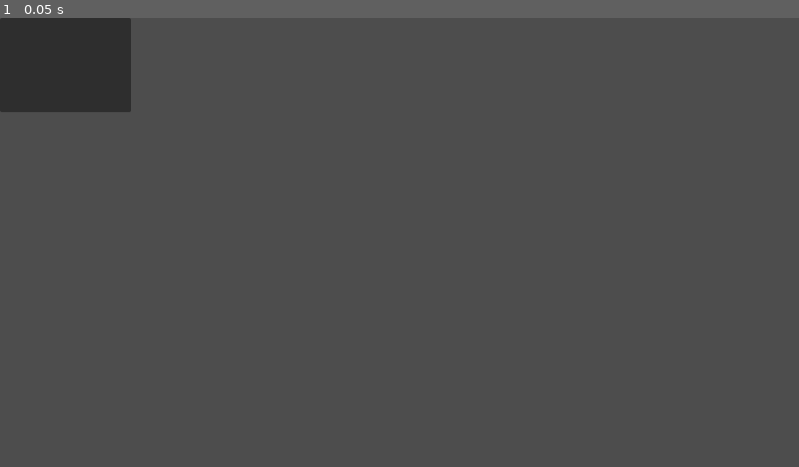
Above: before the commit, frame 1.
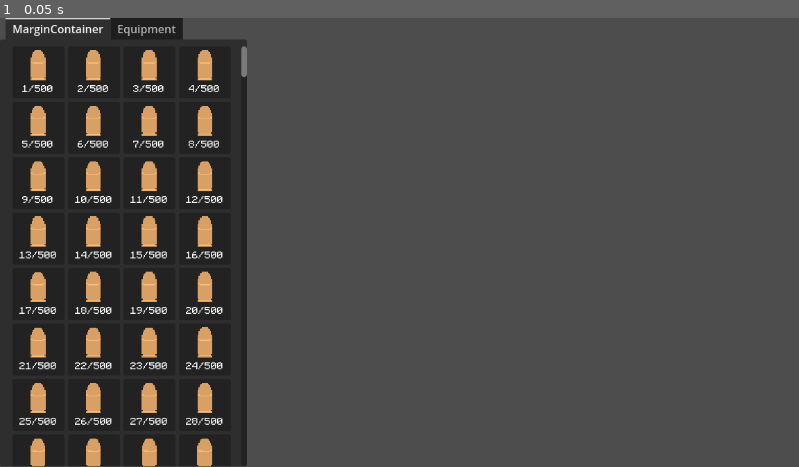
Above: after the commit, the same moment.

Repository: Exstreme-Noob/newnya
Game: Godot game, scene res://node_2d.tscn
Two runs of this game, one before a commit and one after it. Both use one fixed random seed, a clock stepped at 60 frames per second and the inputs below. The engine's default icon, where the game draws it, is replaced by a stand-in: a white triangle on a blue panel in a dark square.
Inputs:
- Up to frame 1 (0.05 s): no input

The runs differ from the first frame. In frame 1, 27% of the frame differs, in the area x 0-31%, y 0-100%.
Error before the commit: Invalid assignment of property or key 'set_max_columns' with value of type 'float' on a base object of type 'GridContainer'. (res://UI/Scripts/inv_grid_colums.…

Commit message:
added inv system

Diff:
--- /dev/null
+++ b/Items/Empty.tres
@@ -0,0 +1,17 @@
+[gd_resource type="Resource" script_class="Item" load_steps=3 format=3 uid="uid://crxhfydcfiyy0"]
+
+[ext_resource type="Script" uid="uid://c0prvw38kqyi1" path="res://scripts/Item.gd" id="1_frxo7"]
+[ext_resource type="Texture2D" uid="uid://degslpdbqmnbm" path="res://Items/texures/Riot_Shield.png" id="2_frxo7"]
+
+[resource]
+script = ExtResource("1_frxo7")
+name = "Empty"
+type = 4
+value = 0
+weight = 0
+pierce = 0.0
+speed = 0.0
+dmg = Array[float]([])
+cap = 0
+texure = ExtResource("2_frxo7")
+metadata/_custom_type_script = "uid://c0prvw38kqyi1"
--- a/ItemsList.tscn
+++ b/ItemsList.tscn
@@ -1,12 +1,13 @@
-[gd_scene load_steps=7 format=3 uid="uid://cwqex81465v65"]
+[gd_scene load_steps=8 format=3 uid="uid://cwqex81465v65"]
 
 [ext_resource type="Script" uid="uid://6vbsirjqawpm" path="res://scripts/Itemlist.gd" id="1_2fx4r"]
 [ext_resource type="Script" uid="uid://c0prvw38kqyi1" path="res://scripts/Item.gd" id="2_rrj8a"]
 [ext_resource type="Resource" uid="uid://cq4hygf8jum2o" path="res://Items/Gladius.tres" id="3_bv3i2"]
+[ext_resource type="Resource" uid="uid://crxhfydcfiyy0" path="res://Items/Empty.tres" id="3_h2rei"]
 [ext_resource type="Resource" uid="uid://bih81t3qnwj44" path="res://Items/9mm.tres" id="4_h2rei"]
 [ext_resource type="Resource" uid="uid://6hoh8j4lm1hq" path="res://Items/Block_45.tres" id="5_anwpv"]
 [ext_resource type="Resource" uid="uid://cuacq1vwk6mdx" path="res://Items/Riot_Shield.tres" id="6_vckkj"]
 
 [node name="Node" type="Node"]
 script = ExtResource("1_2fx4r")
-Items = Array[ExtResource("2_rrj8a")]([ExtResource("3_bv3i2"), ExtResource("4_h2rei"), ExtResource("5_anwpv"), ExtResource("6_vckkj")])
+Items = Array[ExtResource("2_rrj8a")]([ExtResource("3_h2rei"), ExtResource("3_bv3i2"), ExtResource("4_h2rei"), ExtResource("5_anwpv"), ExtResource("6_vckkj")])
--- a/UI/Scripts/inv_grid_colums.gd
+++ b/UI/Scripts/inv_grid_colums.gd
@@ -1,13 +1,25 @@
-extends Panel
+extends Control
 class_name Inventory
-var invgrid:GridContainer
-@export var gui_scale:int
-@export var inslot:Item
+@export var invgrid:GridContainer
+@export var inslot:PackedScene
+
 func _ready() -> void:
-	invgrid = $Inventory
-	invgrid.set_max_columns = size.x/(50*gui_scale)
-	invgrid.max_rows
+	invgrid.columns = int(size.x/(50*Settings.gui_scale+5))
+	var margin:int = int((size.x - (50*Settings.gui_scale+5)*invgrid.columns)/2)
+	$"MarginContainer".add_theme_constant_override("margin_left", margin)
 	var i:int
-	while i < 20 :
+	while i < 500 :
 		i=i+1
-		invgrid
+		add_item(ItemsList.Items[2],i)
+
+func _on_window_resized():
+	size.y= get_viewport().get_rect().size.y
+	invgrid.columns = int(size.x/(50*Settings.gui_scale+5))
+	var margin:int = int((size.x - (50*Settings.gui_scale+5)*invgrid.columns)/2)
+	$"MarginContainer".add_theme_constant_override("margin_left", margin)
+
+func add_item(item:Item,amount:int):
+		var slot =inslot.instantiate()
+		slot.item = item
+		slot.amount = amount
+		invgrid.add_child(slot)
--- a/UI/Scripts/inv_slot.gd
+++ b/UI/Scripts/inv_slot.gd
@@ -3,5 +3,8 @@
 @export var amount:int
 func _ready() -> void:
 	$VBoxContainer/TextureRect.texture = item.texure
+	$VBoxContainer/TextureRect.custom_minimum_size=Vector2(32*Settings.gui_scale,32*Settings.gui_scale)
+	$VBoxContainer/HBoxContainer/Count.label_settings.font_size = 8*Settings.gui_scale
 	if (item.cap>1):$VBoxContainer/HBoxContainer/Count.text = str(amount,"/",item.cap)
 	else : $VBoxContainer/HBoxContainer/Count.text= ""
+	custom_minimum_size = Vector2(50*Settings.gui_scale,50*Settings.gui_scale)
--- a/invFont.tres
+++ b/invFont.tres
@@ -1,10 +1,11 @@
 [gd_resource type="LabelSettings" load_steps=2 format=3 uid="uid://dsqcnatgdnnmy"]
 
-[ext_resource type="FontFile" uid="uid://bt6ta4bbc5eh" path="res://Minecraft.ttf" id="1_jsf07"]
+[ext_resource type="FontFile" uid="uid://qyb4ctult71y" path="res://Minecraftia-Regular.ttf" id="1_jsf07"]
 
 [resource]
 line_spacing = 0.0
 font = ExtResource("1_jsf07")
 font_size = 8
+outline_color = Color(0, 0, 0, 1)
 shadow_size = 0
 shadow_offset = Vector2(0, 0)
--- a/inv_slot.tscn
+++ b/inv_slot.tscn
@@ -5,31 +5,39 @@
 [ext_resource type="LabelSettings" uid="uid://dsqcnatgdnnmy" path="res://invFont.tres" id="2_gw5dw"]
 [ext_resource type="Texture2D" uid="uid://ch6evjimer5ck" path="res://Items/texures/9mm.png" id="2_nrbg6"]
 
-[node name="InvSlot" type="AspectRatioContainer"]
-offset_right = 50.0
-offset_bottom = 50.0
+[node name="InvSlot" type="PanelContainer"]
+custom_minimum_size = Vector2(50, 50)
+anchors_preset = -1
+anchor_right = 0.043
+anchor_bottom = 0.077
+offset_right = 0.463997
+offset_bottom = 0.103996
 size_flags_horizontal = 2
 size_flags_vertical = 2
-stretch_mode = 1
 script = ExtResource("1_gvx5b")
 item = ExtResource("2_2om6g")
 
 [node name="VBoxContainer" type="VBoxContainer" parent="."]
 layout_mode = 2
+size_flags_horizontal = 4
+size_flags_vertical = 4
 alignment = 1
 
 [node name="TextureRect" type="TextureRect" parent="VBoxContainer"]
 texture_filter = 1
 texture_repeat = 1
+custom_minimum_size = Vector2(32, 32)
 layout_mode = 2
 size_flags_horizontal = 4
 size_flags_vertical = 8
 texture = ExtResource("2_nrbg6")
+expand_mode = 2
 stretch_mode = 4
 
 [node name="HBoxContainer" type="HBoxContainer" parent="VBoxContainer"]
 layout_mode = 2
-size_flags_vertical = 2
+size_flags_horizontal = 4
+size_flags_vertical = 6
 
 [node name="Count" type="Label" parent="VBoxContainer/HBoxContainer"]
 texture_filter = 1
@@ -37,4 +45,4 @@
 layout_mode = 2
 text = "12"
 label_settings = ExtResource("2_gw5dw")
-horizontal_alignment = 2
+horizontal_alignment = 1
--- a/node_2d.tscn
+++ b/node_2d.tscn
@@ -4,7 +4,7 @@
 [ext_resource type="Script" uid="uid://cfbi2baelywmm" path="res://scripts/player.gd" id="1_luj55"]
 [ext_resource type="Script" uid="uid://b0o6fj14bkq4o" path="res://scripts/inventory.gd" id="3_vvhv8"]
 [ext_resource type="Script" uid="uid://dhc6xsuc035k4" path="res://UI/Scripts/inv_grid_colums.gd" id="4_0hol4"]
-[ext_resource type="Resource" uid="uid://bih81t3qnwj44" path="res://Items/9mm.tres" id="5_kdubu"]
+[ext_resource type="PackedScene" uid="uid://dxrbit0mixo2x" path="res://inv_slot.tscn" id="5_q6r6c"]
 
 [sub_resource type="CircleShape2D" id="CircleShape2D_4ncyk"]
 
@@ -32,24 +32,39 @@
 [node name="UI" type="Control" parent="CanvasLayer"]
 layout_mode = 3
 anchors_preset = 0
-offset_right = 196.0
-offset_bottom = 143.0
+offset_right = 356.0
+offset_bottom = 647.0
 
-[node name="InvPanel" type="Panel" parent="CanvasLayer/UI"]
-layout_mode = 0
-offset_right = 189.0
-offset_bottom = 136.0
+[node name="InvPanel" type="TabContainer" parent="CanvasLayer/UI" node_paths=PackedStringArray("invgrid")]
+layout_mode = 1
+anchors_preset = 15
+anchor_right = 1.0
+anchor_bottom = 1.0
+grow_horizontal = 2
+grow_vertical = 2
+current_tab = 0
 script = ExtResource("4_0hol4")
-gui_scale = 1
-inslot = ExtResource("5_kdubu")
+invgrid = NodePath("MarginContainer/ScrollContainer/Inventory")
+inslot = ExtResource("5_q6r6c")
+metadata/_edit_use_anchors_ = true
 
-[node name="Inventory" type="GridContainer" parent="CanvasLayer/UI/InvPanel"]
+[node name="MarginContainer" type="MarginContainer" parent="CanvasLayer/UI/InvPanel"]
 layout_mode = 2
-offset_right = 184.0
-offset_bottom = 133.0
-columns = 5
+theme_override_constants/margin_top = 10
+metadata/_tab_index = 0
+
+[node name="ScrollContainer" type="ScrollContainer" parent="CanvasLayer/UI/InvPanel/MarginContainer"]
+layout_mode = 2
+horizontal_scroll_mode = 0
+
+[node name="Inventory" type="GridContainer" parent="CanvasLayer/UI/InvPanel/MarginContainer/ScrollContainer"]
+layout_mode = 2
+size_flags_horizontal = 4
+size_flags_vertical = 4
+theme_override_constants/h_separation = 5
+theme_override_constants/v_separation = 5
 
 [node name="Equipment" type="GridContainer" parent="CanvasLayer/UI/InvPanel"]
-layout_mode = 0
-offset_right = 40.0
-offset_bottom = 40.0
+visible = false
+layout_mode = 2
+metadata/_tab_index = 1
--- a/project.godot
+++ b/project.godot
@@ -18,6 +18,7 @@
 [autoload]
 
 ItemsList="*res://ItemsList.tscn"
+Settings="*res://settings.tscn"
 
 [dotnet]
 
--- /dev/null
+++ b/scripts/settings.gd
@@ -0,0 +1,2 @@
+extends Node
+@export var gui_scale:float
--- /dev/null
+++ b/settings.tscn
@@ -0,0 +1,7 @@
+[gd_scene load_steps=2 format=3 uid="uid://bsgjjpch5rdri"]
+
+[ext_resource type="Script" uid="uid://bf0v2hlxwij0i" path="res://scripts/settings.gd" id="1_x2hje"]
+
+[node name="Settings" type="Node"]
+script = ExtResource("1_x2hje")
+gui_scale = 1.5
Binary file added: Minecraftia-Regular.ttf
Not shown, added: Minecraftia-Regular.ttf.import
Not shown, added: scripts/settings.gd.uid
